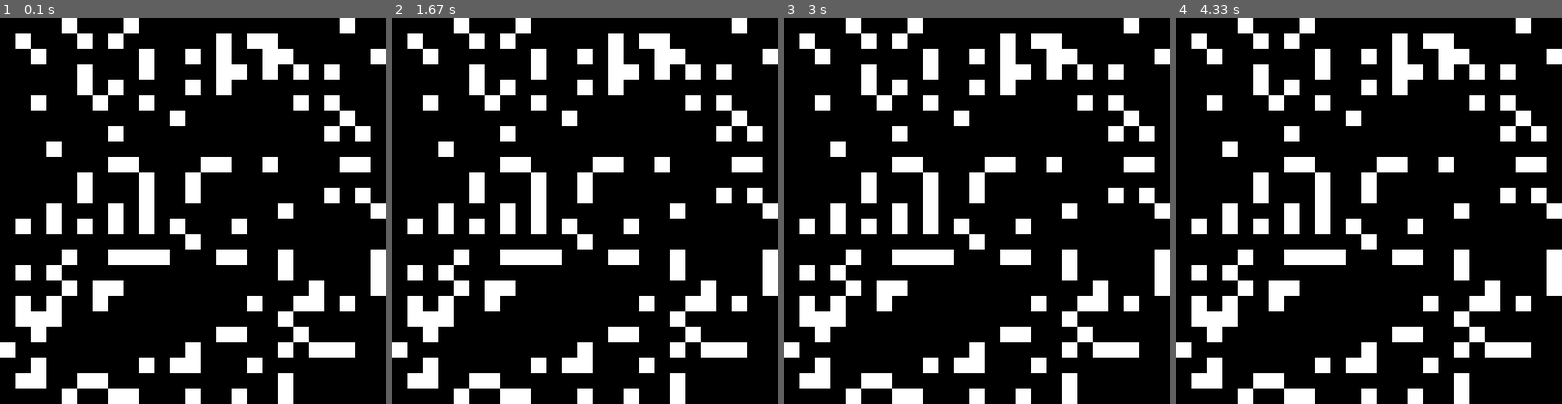
Above: before the commit, frames 1-4 (left to right).
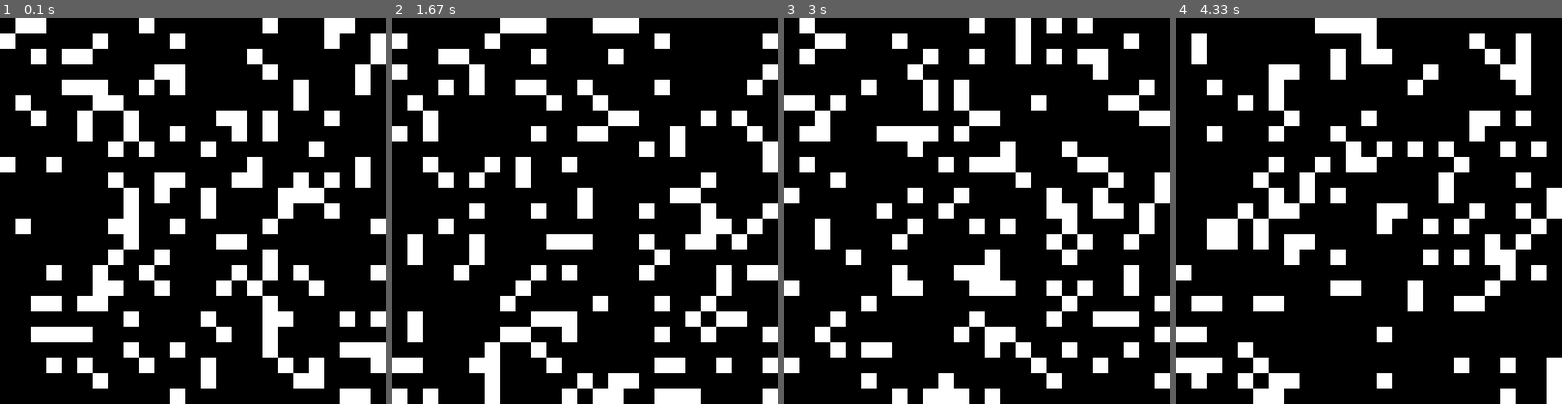
Above: after the commit, the same moments.

Repository: aaronw4/Game-of-Life
Game: pygame game, started from pyGame..py
Two runs of this game, one before a commit and one after it. Both use one fixed random seed, a clock stepped at 60 frames per second and the inputs below.
Inputs:
- Up to frame 1 (0.1 s): no input
- Up to frame 2 (1.67 s): no input
- Up to frame 3 (3 s): no input
- Up to frame 4 (4.33 s): no input

The runs differ from the first frame. In frame 1, 32% of the frame differs, in the area x 0-100%, y 0-100%; in frame 2, 33%; in frame 3, 33%; in frame 4, 32%.

Commit message:
Set time interval

Diff:
--- a/pyGame..py
+++ b/pyGame..py
@@ -1,6 +1,7 @@
 import sys, pygame
 import pygame.draw
 import random
+import pygame.time
 
 size = width, height = 500, 500
 dead_color = 0, 0, 0
@@ -14,6 +15,7 @@
         self.screen = pygame.display.set_mode(size)
         self.clear_screen()
         pygame.display.flip()
+        self.last_update = 0
         self.init_grids()
 
     def init_grids(self):
@@ -30,7 +32,6 @@
 
         self.grid_active = 0
         self.set_grid()
-        print(self.grids[0])
 
     def set_grid(self, value=None):
         for columns in range(25):
@@ -55,7 +56,7 @@
         self.screen.fill(dead_color)
 
     def update(self):
-        pass
+        self.set_grid(None)
 
     def events(self):
         for event in pygame.event.get():
@@ -68,8 +69,12 @@
             self.update()
             self.draw()
 
-
-
+            now = pygame.time.get_ticks()
+            time_passed = now - self.last_update
+            time_remaining = int(1000 - time_passed)
+            if time_remaining > 0:
+                pygame.time.delay(int(time_remaining))
+            self.last_update = now
 
 if __name__ == '__main__':
     game = Game()
